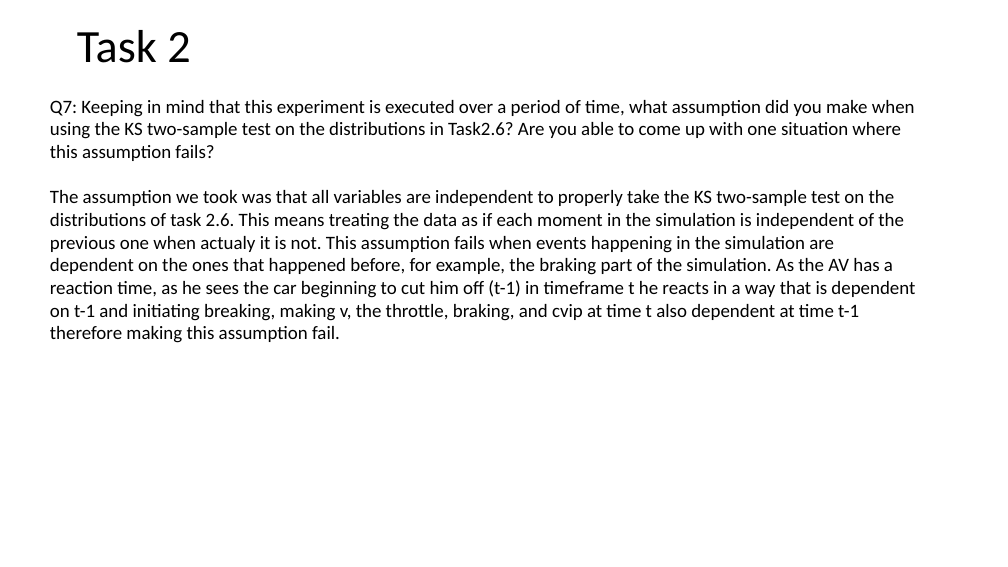
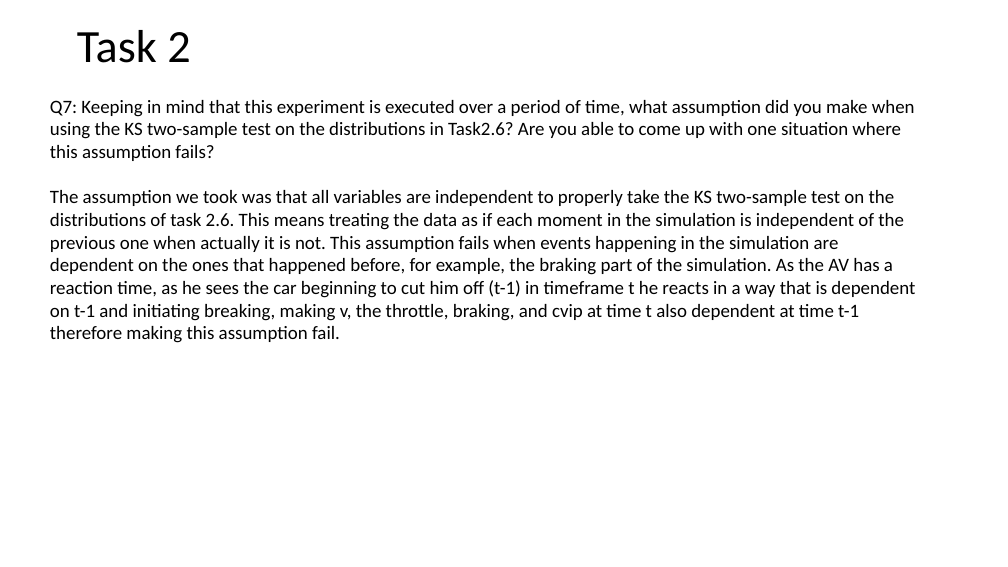
Before and after one commit to mrojaspell/MP1, a slide deck: slide 27 of mp1_powerpoint.pptx. Drawn at 1008x567 pixels with LibreOffice and Linux fonts; fonts in the diff are those of the drawing. Boxes give left, top, right and bottom in pixels: in the first picture for what was removed or moved away, otherwise in the second. Text is boxed around its words. In the diff, an @@ line names an element or a change of style, - is before the commit and + after.

```diff
--- a/mp1_powerpoint.pptx
+++ b/mp1_powerpoint.pptx
@@ text at bbox=[50, 190, 915, 343]: text changed @@
-The assumption we took was that all variables are independent to properly take the KS two-sample test on the distributions of task 2.6. This means treating the data as if each moment in the simulation is independent of the previous one when actualy it is not. This assumption fails when events happening in the simulation are dependent on the ones that happened before, for example, the braking part of the simulation. As the AV has a reaction time, as he sees the car beginning to cut him off (t-1) in timeframe t he reacts in a way that is dependent on t-1 and initiating breaking, making v, the throttle, braking, and cvip at time t also dependent at time t-1 therefore making this assumption fail.
+The assumption we took was that all variables are independent to properly take the KS two-sample test on the distributions of task 2.6. This means treating the data as if each moment in the simulation is independent of the previous one when actually it is not. This assumption fails when events happening in the simulation are dependent on the ones that happened before, for example, the braking part of the simulation. As the AV has a reaction time, as he sees the car beginning to cut him off (t-1) in timeframe t he reacts in a way that is dependent on t-1 and initiating breaking, making v, the throttle, braking, and cvip at time t also dependent at time t-1 therefore making this assumption fail.
```
Also in this commit, not shown: 2 other slides changed, 2 other files.
